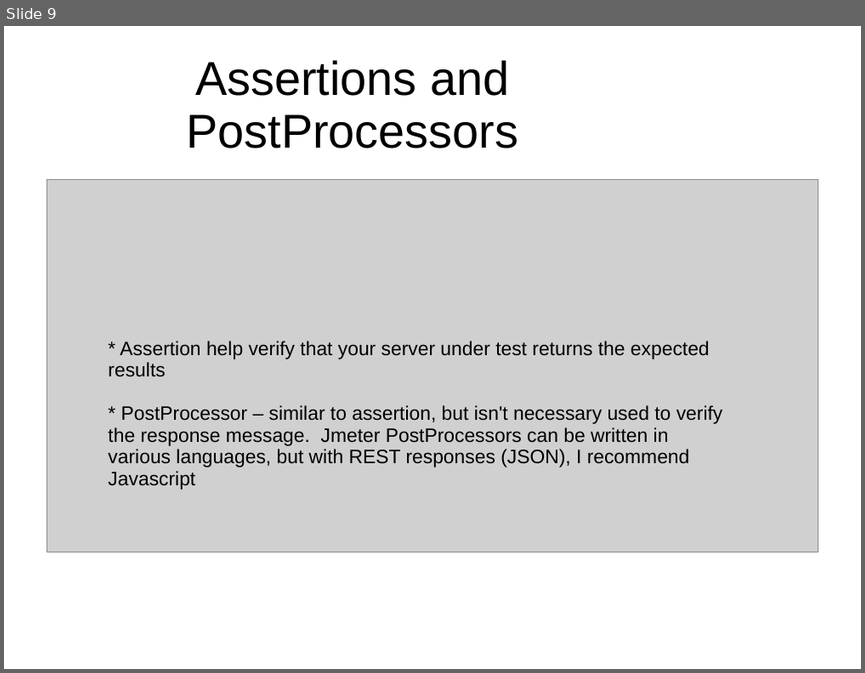
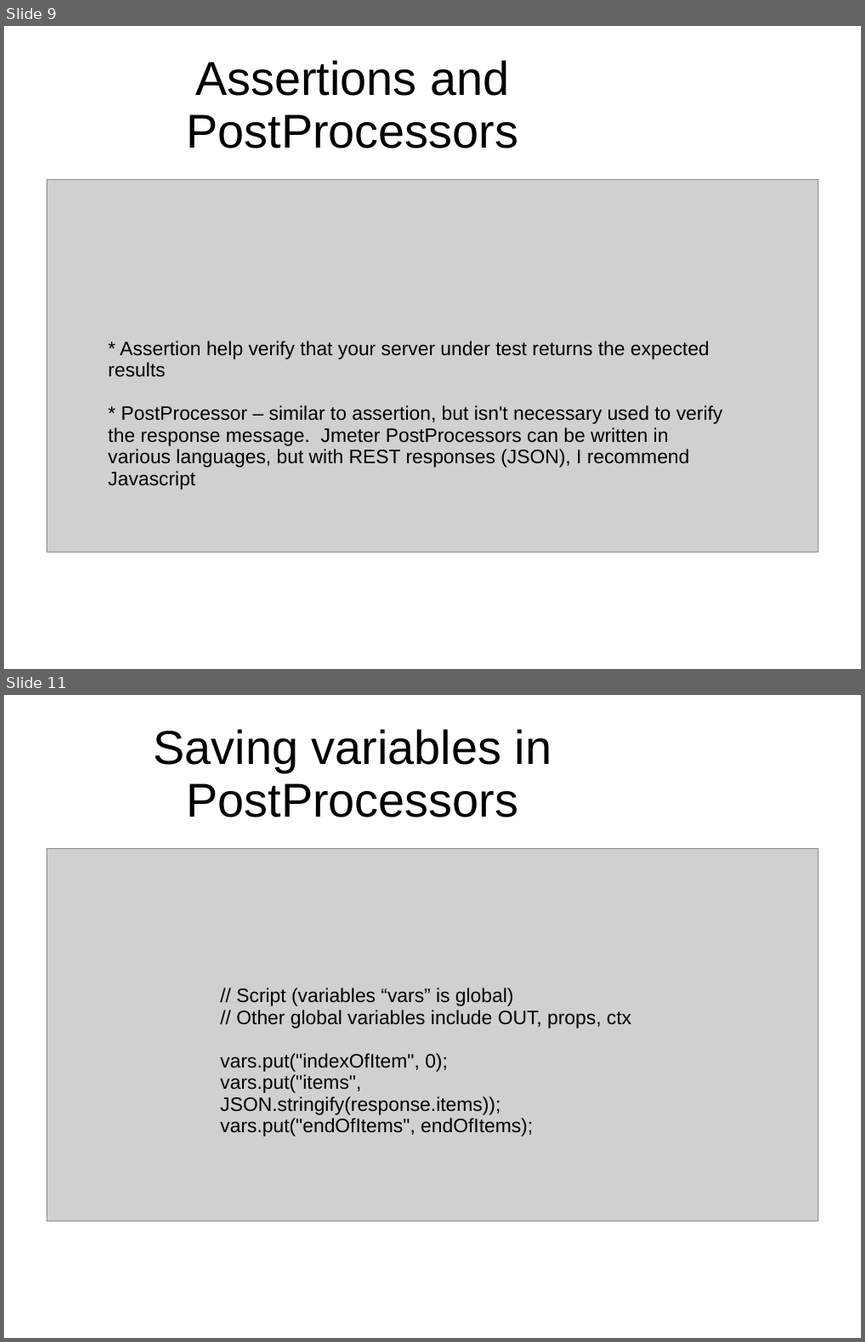
Before and after one commit to hchan/jmeterDemo, a slide deck: jmeterDemo.ppt. Shown one above the other, each under a label of ours: slide 9 before the commit, slides 9 and 11 after it; the slides between them are not shown. The pictures are 865x673 and 865x1342 pixels, drawn with LibreOffice and Linux fonts; fonts in the diff are those of the drawing; grey boxes stand for pictures; background and template pictures are left out. Boxes give left, top, right and bottom in pixels: in the first picture for what was removed or moved away, otherwise in the second. Text is boxed around its words. In the diff, an @@ line names an element or a change of style, - is before the commit and + after.

```diff
--- a/jmeterDemo.ppt
+++ b/jmeterDemo.ppt
@@ slide 11 added at (4, 695, 861, 1338), background picture (left out) @@
@@ title added at (153, 729, 551, 817), 44 pt, text #000000 @@
+Saving variables in PostProcessors
@@ picture added at (46, 848, 818, 1220) @@
@@ text added at (220, 987, 631, 1136), 18 pt, text #000000 @@
+// Script (variables “vars” is global)
+// Other global variables include OUT, props, ctx
+vars.put("indexOfItem", 0);
+vars.put("items", JSON.stringify(response.items));
+vars.put("endOfItems", endOfItems);
```
Also in this commit, not shown: 3 other slides added.
